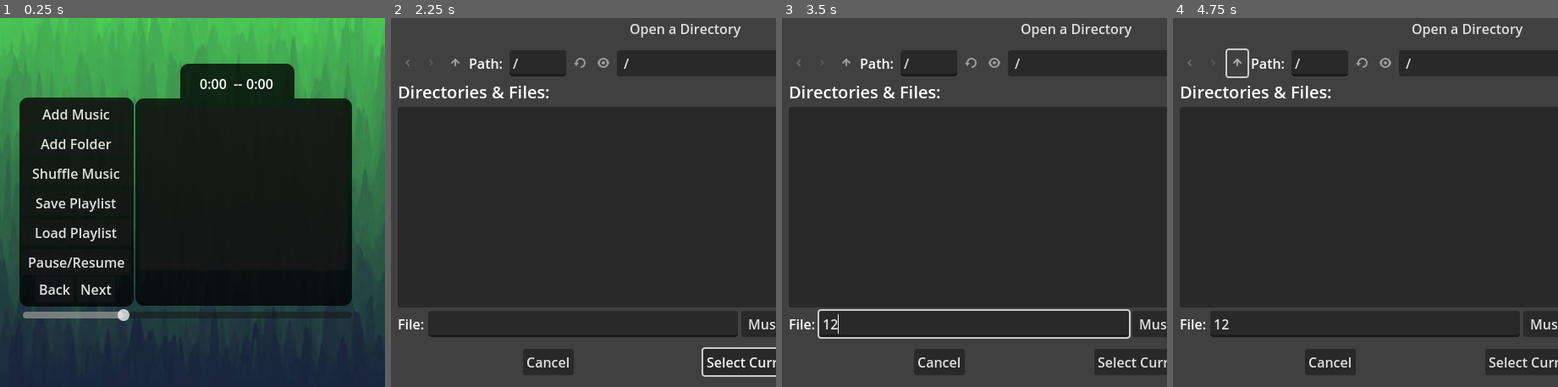
Above: before the commit, frames 1-4 (left to right).
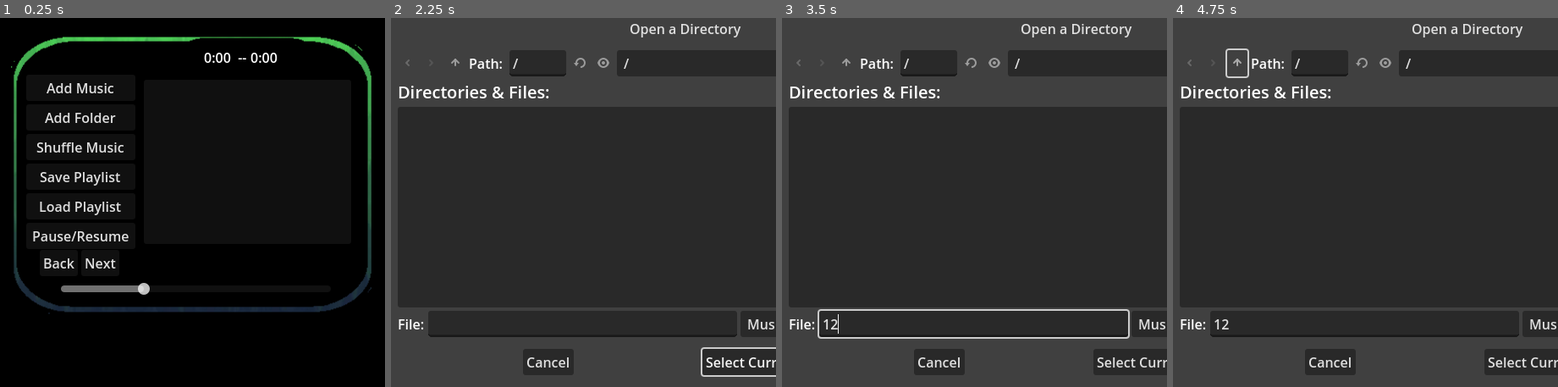
Above: after the commit, the same moments.

Repository: KindaWrks/Music-Player
Game: Godot game, scene res://MusicNode.tscn
Same seed, same stepped clock (60 frames per second), same inputs: the game is played once before the commit and once after it.
Inputs (mouse positions are in pixels of both pictures, inside the frame that each line leads up to):
- Up to frame 1 (0.25 s): no input
- Up to frame 2 (2.25 s): click "Next" at 0.5 s; click "Next" at 1.25 s; click "Add Folder" at 2 s
- Up to frame 3 (3.5 s): click (974, 324) at 2.77 s; type "12" at 2.85 s
- Up to frame 4 (4.75 s): click (1238, 62) at 3.5 s; click (1238, 62) at 4.25 s

The runs differ from the first frame. In frame 1, 54% of the frame differs, in the area x 0-100%, y 0-100%; in frame 2, 0.4%; in frame 3, 0.4%; in frame 4, 0.4%.
Error before the commit: Invalid access of index '0' on a base object of type: 'Array'. (res://MusicNode.gd:95)
Error after the commit: Invalid access of index '0' on a base object of type: 'Array'. (res://MusicNode.gd:108)

Commit message:
basic gui, borderless, esq to quit

Diff:
--- a/MusicNode.gd
+++ b/MusicNode.gd
@@ -1,4 +1,7 @@
 extends Node2D
+
+var selected = false
+var dragging_start_position = Vector2()
 
 @onready var fd_open = $FD_OPENfiles
 @onready var fd_folder = $FD_OPENfolder
@@ -19,8 +22,12 @@
 
 # Called when the node enters the scene tree for the first time.
 func _ready():
+	get_viewport().transparent_bg = true
 	fd_filters()
 
+func quit_program():
+	if Input.is_action_just_pressed("Esc_Close"):
+		get_tree().quit()
 
 func fd_filters():
 	fd_open.current_dir = "/"  #Set current dir as Root
@@ -31,8 +38,14 @@
 
 # Called every frame. 'delta' is the elapsed time since the previous frame.
 func _process(_delta):
+	if selected:
+		var mouse_position = get_global_mouse_position()
+		var window_position = Vector2(DisplayServer.window_get_position())
+		DisplayServer.window_set_position(window_position + (mouse_position - dragging_start_position))
+
 	next_song_in_array()
 	update_time_labels()
+	quit_program()
 
 
 # Update the appearance of the song list
@@ -238,3 +251,14 @@
 	if musicindex < 0:
 		musicindex = musicarray.size() - 1
 	play_next_song()
+
+
+func _on_area_2d_input_event(_viewport, _event, _shape_idx):
+	if Input.is_action_just_pressed("left_click"):
+		selected = true
+		dragging_start_position = get_global_mouse_position()
+
+func _input(event):
+	if event is InputEventMouseButton:
+		if event.button_index == MOUSE_BUTTON_LEFT and not event.pressed:
+			selected = false
--- a/MusicNode.tscn
+++ b/MusicNode.tscn
@@ -1,7 +1,10 @@
-[gd_scene load_steps=16 format=3 uid="uid://xp4vtry6yety"]
+[gd_scene load_steps=17 format=3 uid="uid://xp4vtry6yety"]
 
 [ext_resource type="Script" path="res://MusicNode.gd" id="1_i2u8d"]
-[ext_resource type="Texture2D" uid="uid://bakk3kl73dom3" path="res://Assets/blckgreen.jpg" id="2_1vyme"]
+[ext_resource type="Texture2D" uid="uid://g7x1hh6w0c6j" path="res://Assets/playerbg.png" id="2_v87sj"]
+
+[sub_resource type="RectangleShape2D" id="RectangleShape2D_h0ytd"]
+size = Vector2(354, 34)
 
 [sub_resource type="StyleBoxFlat" id="StyleBoxFlat_h1pr3"]
 bg_color = Color(0, 0, 0, 0.764706)
@@ -38,13 +41,20 @@
 [sub_resource type="StyleBoxEmpty" id="StyleBoxEmpty_ixrs0"]
 
 [node name="MusicNode" type="Node2D"]
-position = Vector2(-119, 0)
+position = Vector2(192, 34)
 script = ExtResource("1_i2u8d")
 
-[node name="Blckgreen" type="Sprite2D" parent="."]
-position = Vector2(354, 205.5)
-scale = Vector2(1, 1.51307)
-texture = ExtResource("2_1vyme")
+[node name="Area2D" type="Area2D" parent="."]
+position = Vector2(-1, 1)
+
+[node name="CollisionShape2D" type="CollisionShape2D" parent="Area2D"]
+position = Vector2(45, 5)
+shape = SubResource("RectangleShape2D_h0ytd")
+
+[node name="Playerbg" type="Sprite2D" parent="."]
+position = Vector2(34, 114.75)
+scale = Vector2(1.06697, 1.00594)
+texture = ExtResource("2_v87sj")
 
 [node name="FD_OPENfiles" type="FileDialog" parent="."]
 title = "Open File(s)"
@@ -65,6 +75,7 @@
 [node name="AudioStreamPlayer" type="AudioStreamPlayer" parent="."]
 
 [node name="PanelListBG" type="Panel" parent="."]
+visible = false
 offset_left = 279.0
 offset_top = 95.0
 offset_right = 535.0
@@ -72,6 +83,7 @@
 theme_override_styles/panel = SubResource("StyleBoxFlat_h1pr3")
 
 [node name="PanelButtonBG" type="Panel" parent="."]
+visible = false
 offset_left = 142.0
 offset_top = 94.0
 offset_right = 277.0
@@ -79,6 +91,7 @@
 theme_override_styles/panel = SubResource("StyleBoxFlat_h1pr3")
 
 [node name="PanelTimerBG" type="Panel" parent="."]
+visible = false
 offset_left = 332.0
 offset_top = 54.0
 offset_right = 467.0
@@ -86,19 +99,19 @@
 theme_override_styles/panel = SubResource("StyleBoxFlat_ffi6e")
 
 [node name="HSlider" type="HSlider" parent="."]
-offset_left = 146.0
-offset_top = 231.0
-offset_right = 535.0
-offset_bottom = 471.0
+offset_left = -120.0
+offset_top = 166.0
+offset_right = 199.0
+offset_bottom = 406.0
 max_value = 1.0
 step = 0.01
 value = 0.3
 
 [node name="song_list" type="ItemList" parent="."]
-offset_left = 284.0
-offset_top = 104.0
-offset_right = 529.0
-offset_bottom = 298.0
+offset_left = -22.0
+offset_top = 39.0
+offset_right = 223.0
+offset_bottom = 233.0
 theme_override_colors/font_color = Color(0, 0.611765, 0, 1)
 theme_override_colors/font_hovered_color = Color(0, 1, 0, 1)
 theme_override_colors/font_selected_color = Color(0, 1, 0, 1)
@@ -108,10 +121,10 @@
 theme_override_styles/selected_focus = SubResource("StyleBoxEmpty_aseyp")
 
 [node name="HBoxContainer" type="HBoxContainer" parent="."]
-offset_left = 355.0
-offset_top = 58.0
-offset_right = 442.0
-offset_bottom = 98.0
+offset_left = 49.0
+offset_top = -7.0
+offset_right = 136.0
+offset_bottom = 33.0
 
 [node name="MusicTimeLabel" type="Label" parent="HBoxContainer"]
 layout_mode = 2
@@ -126,10 +139,10 @@
 text = "0:00"
 
 [node name="VBoxContainer" type="VBoxContainer" parent="."]
-offset_left = 145.0
-offset_top = 98.0
-offset_right = 274.0
-offset_bottom = 304.0
+offset_left = -161.0
+offset_top = 33.0
+offset_right = -32.0
+offset_bottom = 239.0
 
 [node name="ButtonShow" type="Button" parent="VBoxContainer"]
 layout_mode = 2
@@ -162,10 +175,10 @@
 text = "Pause/Resume"
 
 [node name="HBoxContainer2" type="HBoxContainer" parent="."]
-offset_left = 161.0
-offset_top = 305.0
-offset_right = 285.0
-offset_bottom = 336.0
+offset_left = -145.0
+offset_top = 240.0
+offset_right = -21.0
+offset_bottom = 271.0
 
 [node name="ButtonPrevious" type="Button" parent="HBoxContainer2"]
 layout_mode = 2
@@ -177,6 +190,7 @@
 theme_override_styles/focus = SubResource("StyleBoxEmpty_ixrs0")
 text = "Next"
 
+[connection signal="input_event" from="Area2D" to="." method="_on_area_2d_input_event"]
 [connection signal="files_selected" from="FD_OPENfiles" to="." method="_on_fd_open_files_selected"]
 [connection signal="dir_selected" from="FD_OPENfolder" to="." method="_on_fd_ope_nfolder_dir_selected"]
 [connection signal="value_changed" from="HSlider" to="." method="_on_h_slider_value_changed"]
--- a/project.godot
+++ b/project.godot
@@ -21,11 +21,27 @@
 window/size/viewport_width=455
 window/size/viewport_height=436
 window/size/resizable=false
+window/size/borderless=true
+window/size/transparent=true
+window/per_pixel_transparency/allowed=true
 
 [filesystem]
 
 import/blender/enabled=false
 
+[input]
+
+Esc_Close={
+"deadzone": 0.5,
+"events": [Object(InputEventKey,"resource_local_to_scene":false,"resource_name":"","device":-1,"window_id":0,"alt_pressed":false,"shift_pressed":false,"ctrl_pressed":false,"meta_pressed":false,"pressed":false,"keycode":0,"physical_keycode":4194305,"key_label":0,"unicode":0,"echo":false,"script":null)
+]
+}
+left_click={
+"deadzone": 0.5,
+"events": [Object(InputEventMouseButton,"resource_local_to_scene":false,"resource_name":"","device":-1,"window_id":0,"alt_pressed":false,"shift_pressed":false,"ctrl_pressed":false,"meta_pressed":false,"button_mask":1,"position":Vector2(461, 9),"global_position":Vector2(465, 50),"factor":1.0,"button_index":1,"canceled":false,"pressed":true,"double_click":false,"script":null)
+]
+}
+
 [rendering]
 
 renderer/rendering_method="gl_compatibility"
Binary file added: Assets/playerbg.png
Not shown, added: Assets/playerbg.png.import
